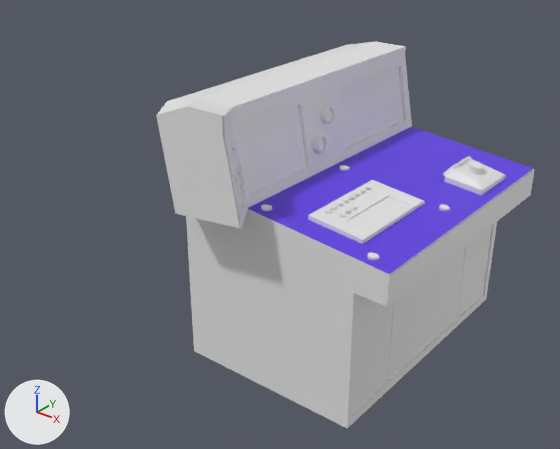
One commit to the Blender file Models/GroupD/Factory Kit/Factory Machinery/Control Room/MainControlPanelUnits/Control Panel_Left.blend: the scene before it, then after it.
The view is the same before and after, from a 50 mm lens placed at (2.44, -3.05, 2.35), pointed at (0.11, -0.13, 0.54). Every picture has the same lights, and +X, +Y and +Z are marked at lower left.
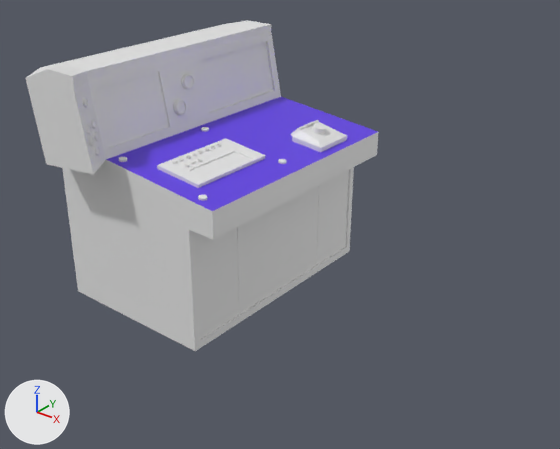
The change in detail:
Object 'Cube' (ob_cube) moves from (0.0, 0.0, 0.0) to (-2.466, 0.0, 0.0).
Object 'Cube' (ob_cube) is now hidden.
Object 'Cube.005' (ob_cube_005) is now hidden.
Object 'Cylinder.028' (ob_cylinder_028) is now hidden.
Object 'Cylinder.029' (ob_cylinder_029) is now hidden.
Object 'Cylinder.027' (ob_cylinder_027) is now hidden.
Object 'Cylinder.008' (ob_cylinder_008) is now hidden.
Object 'Cube.001' (ob_cube_001) is now hidden.
Object 'Cylinder.009' (ob_cylinder_009) is now hidden.
Object 'Control Panel' (ob_control_panel) moves from (0.0, 0.0, 0.0) to (-0.955, 0.0, 0.0).

Where the change shows, as pixel boxes [x1, y1, x2, y2] in the pictures (560 x 449 px):
'Control Panel', moved
    before: [190, 42, 535, 412]
    after: [25, 20, 378, 351]
'Cube', hidden
    before: [156, 41, 534, 428]
'Cube.005', hidden
    before: [308, 180, 424, 244]
'Cube.001', hidden
    before: [443, 156, 505, 195]
'Cylinder.027', hidden
    before: [261, 165, 449, 260]
'Cylinder.009', hidden
    before: [467, 160, 483, 174]
'Cylinder.029', hidden
    before: [324, 185, 370, 213]
'Cylinder.008', hidden
    before: [320, 106, 333, 124]
'Cylinder.028', hidden
    before: [339, 205, 356, 217]
